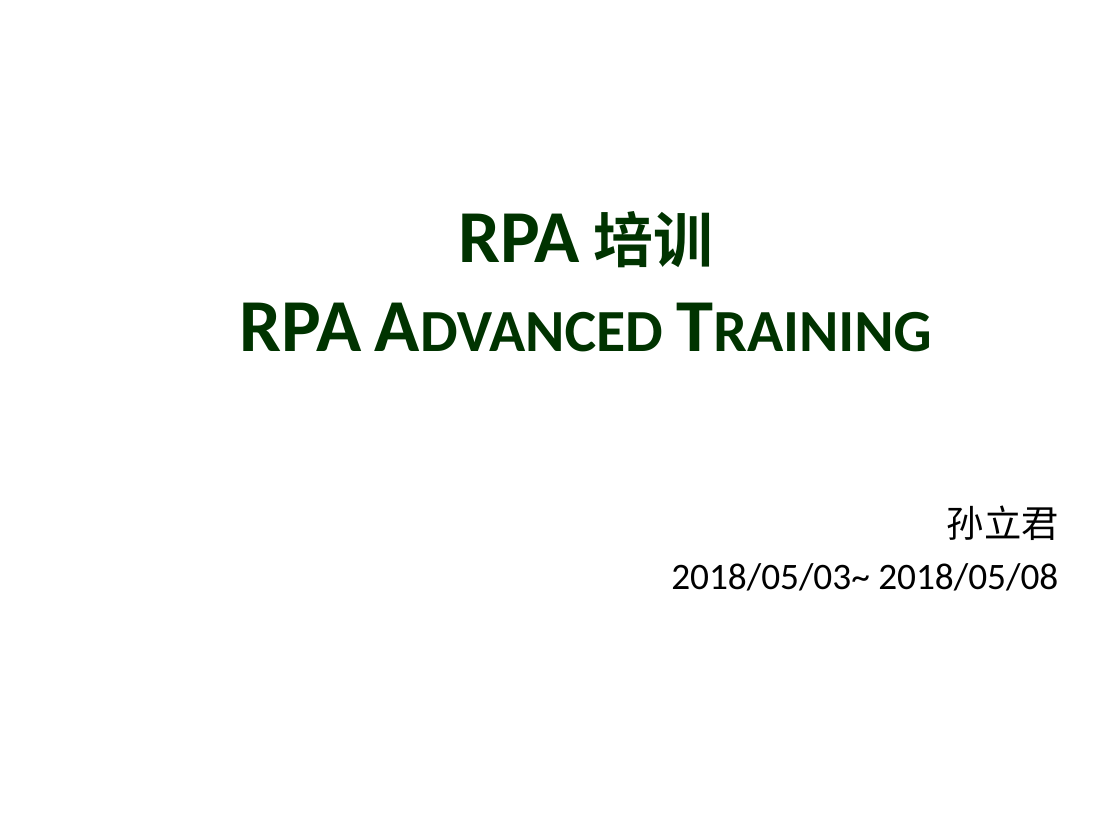
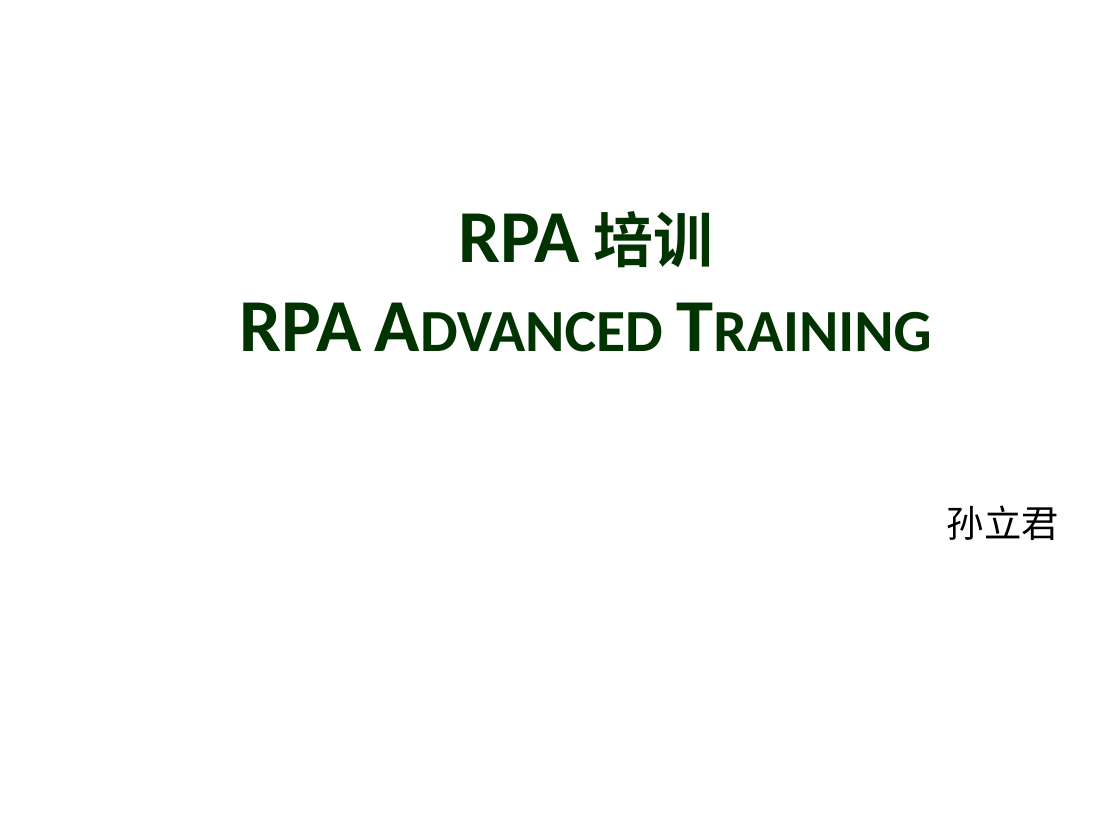
Before and after one commit to uipath-learn/docs, a slide deck: slide 1 of RPA Training.pptx. Drawn at 1120x840 pixels with LibreOffice and Linux fonts; fonts in the diff are those of the drawing; background and template pictures are left out. Boxes give left, top, right and bottom in pixels: in the first picture for what was removed or moved away, otherwise in the second. Text is boxed around its words. In the diff, an @@ line names an element or a change of style, - is before the commit and + after.

```diff
--- a/RPA Training.pptx
+++ b/RPA Training.pptx
@@ subtitle at <box>671,563,1058,591</box>: paragraph removed @@
-2018/05/03~ 2018/05/08
```
